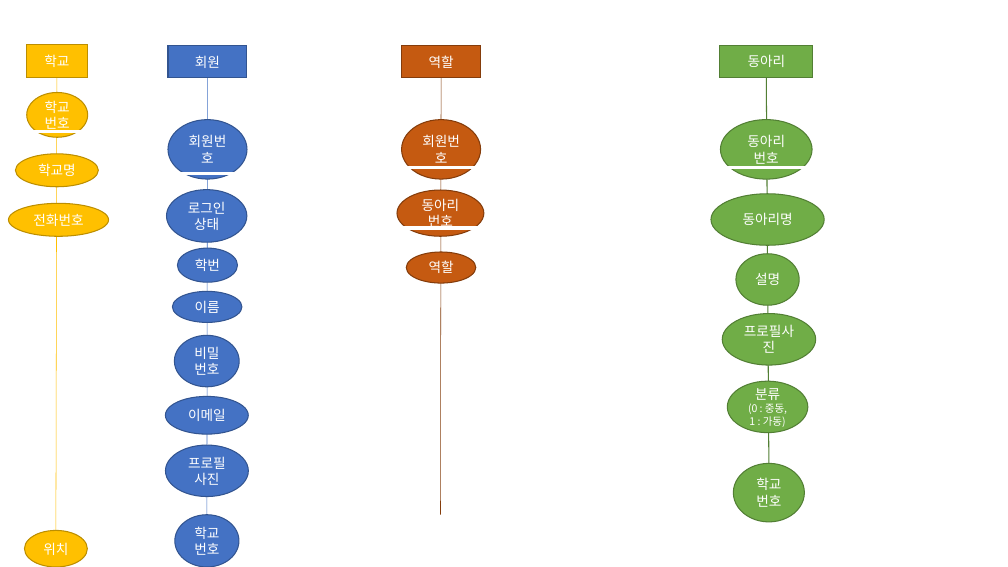
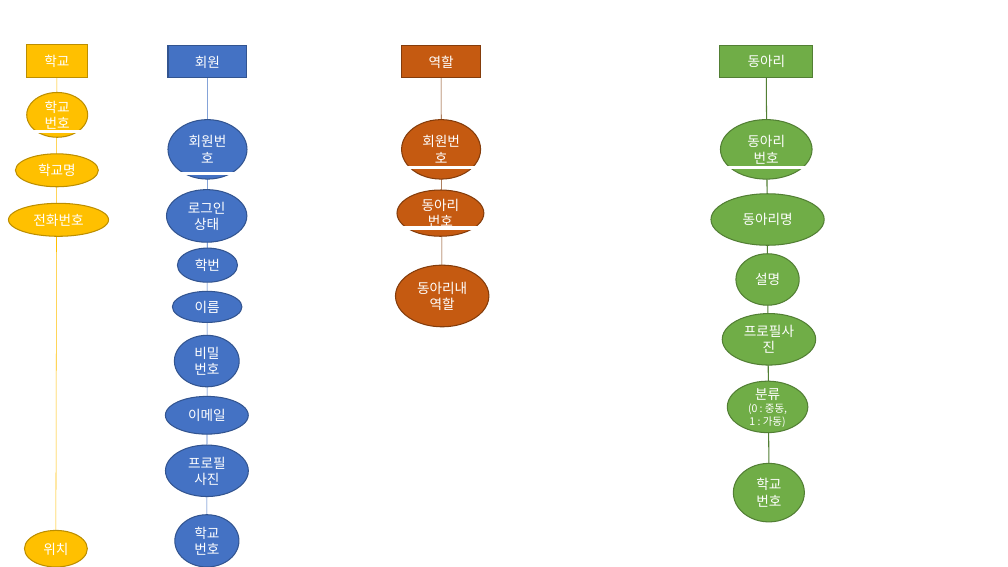
Before and after one commit to hyunniesss/ToyProject, a slide deck: slide 1 of document/db설계도.pptx. Drawn at 1008x567 pixels with LibreOffice and Linux fonts; fonts in the diff are those of the drawing. Boxes give left, top, right and bottom in pixels: in the first picture for what was removed or moved away, otherwise in the second. Text is boxed around its words. In the diff, an @@ line names an element or a change of style, - is before the commit and + after.

```diff
--- a/document/db설계도.pptx
+++ b/document/db설계도.pptx
@@ line moved from (441, 78) - (441, 515) to (441, 78) - (442, 327) @@
@@ ellipse "동아리내 역할": place and size @@
-ellipse "동아리내 역할" at (406, 252, 476, 283)
+ellipse "동아리내 역할" at (395, 265, 489, 327)
@@ text in ellipse at (417, 281, 467, 310): text changed @@
-역할
+동아리내 역할
```
Also in this commit, not shown: 2 other slides changed.
